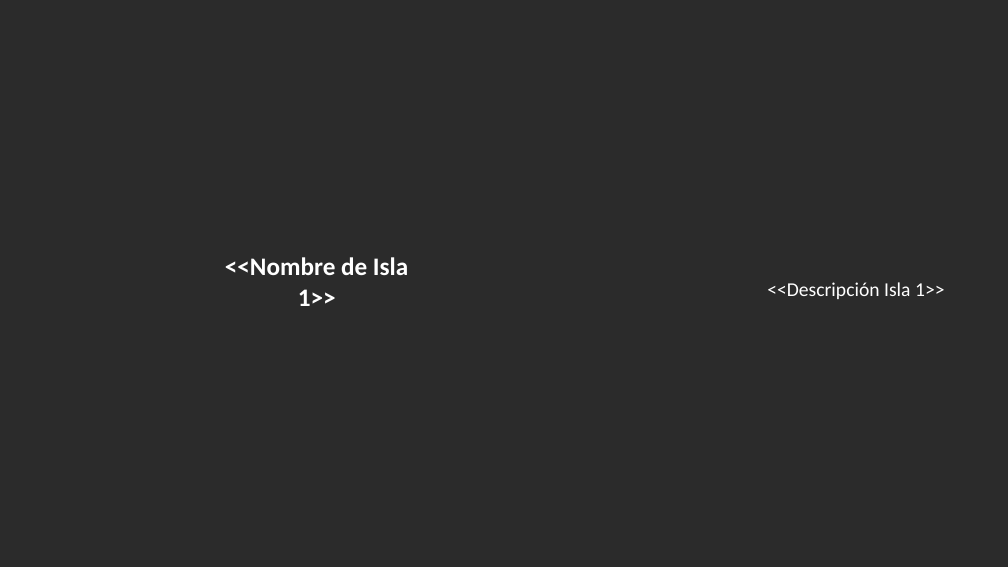
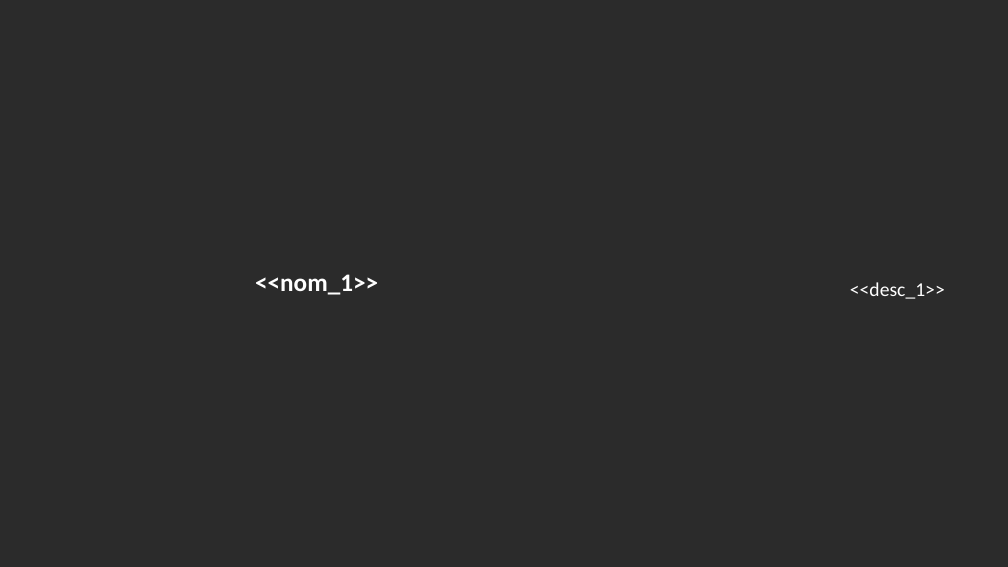
Before and after one commit to gero-educacion/reportgen, a slide deck: slide 3 of assets/template_islas_identidad.pptx. Drawn at 1008x567 pixels with LibreOffice and Linux fonts; fonts in the diff are those of the drawing; background and template pictures are left out; a plain dark background stands for a picture behind light text. Boxes give left, top, right and bottom in pixels: in the first picture for what was removed or moved away, otherwise in the second. Text is boxed around its words. In the diff, an @@ line names an element or a change of style, - is before the commit and + after.

```diff
--- a/assets/template_islas_identidad.pptx
+++ b/assets/template_islas_identidad.pptx
@@ text at <box>255,274,378,295</box>: text changed @@
-<<Nombre de Isla 1>>
+<<nom_1>>
@@ text at <box>850,282,945,299</box>: text changed @@
-<<Descripción Isla 1>>
+<<desc_1>>
```
Also in this commit, not shown: 3 other slides changed, 1 slide added, 1 slide removed, 6 other files.
